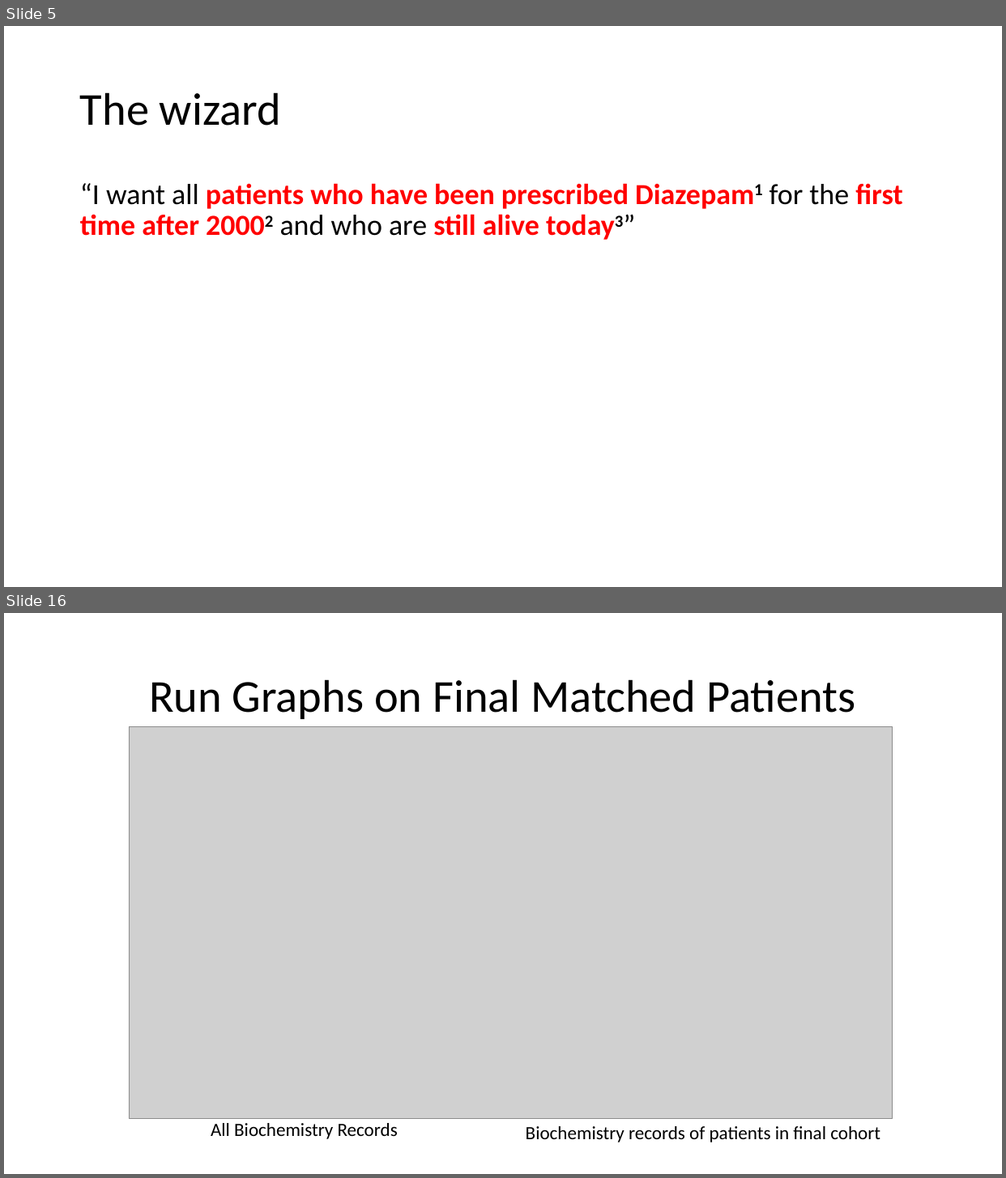
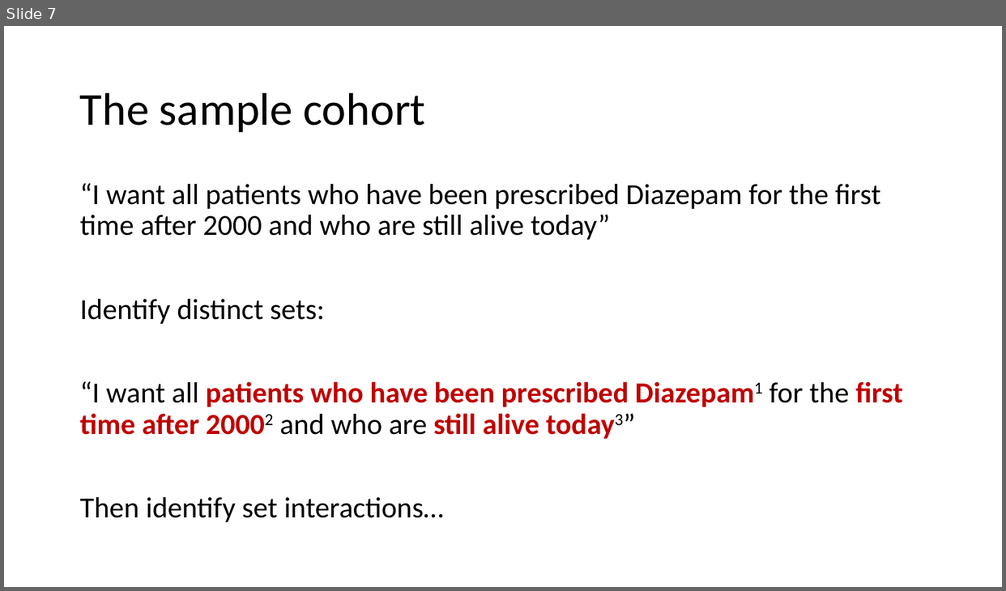
Before and after one commit to HicServices/RDMP, a slide deck: Documentation/Training/CohortBuilder.pptx. Shown one above the other, each under a label of ours: slides 5 and 16 before the commit, slide 7 after it; the slides between them are not shown. The pictures are 1006x1178 and 1006x591 pixels, drawn with LibreOffice and Linux fonts; fonts in the diff are those of the drawing; grey boxes stand for pictures. Boxes give left, top, right and bottom in pixels: in the first picture for what was removed or moved away, otherwise in the second. Text is boxed around its words. In the diff, an @@ line names an element or a change of style, - is before the commit and + after.

```diff
--- a/Documentation/Training/CohortBuilder.pptx
+++ b/Documentation/Training/CohortBuilder.pptx
@@ slide 16 removed at (4,613,1002,1174), background #FFFFFF @@
@@ title removed at (149,679,855,719) @@
-Run Graphs on Final Matched Patients
@@ picture removed at (129,726,892,1119) @@
@@ text removed at (211,1123,398,1139) @@
-All Biochemistry Records
@@ text removed at (526,1127,880,1143) @@
-Biochemistry records of patients in final cohort
@@ what was slide 5 is now slide 7 @@
@@ slide 7 changed as well @@
@@ title at (80,92,425,132): text changed @@
-The wizard
+The sample cohort
@@ text at (80,183,881,324): paragraphs added @@
+“I want all patients who have been prescribed Diazepam for the first time after 2000 and who are still alive today”
+Identify distinct sets:
@@ text at (80,382,903,435): text colour #FF0000 to #C00000 in "patients who have been prescribed Diazepam1 first ..."; bold off in "Diazepam1 20002 today3”" @@
@@ text at (80,497,444,523): paragraph added @@
+Then identify set interactions…
```
Also in this commit, not shown: 1 other slide changed, 5 slides added, 12 other slides removed.
